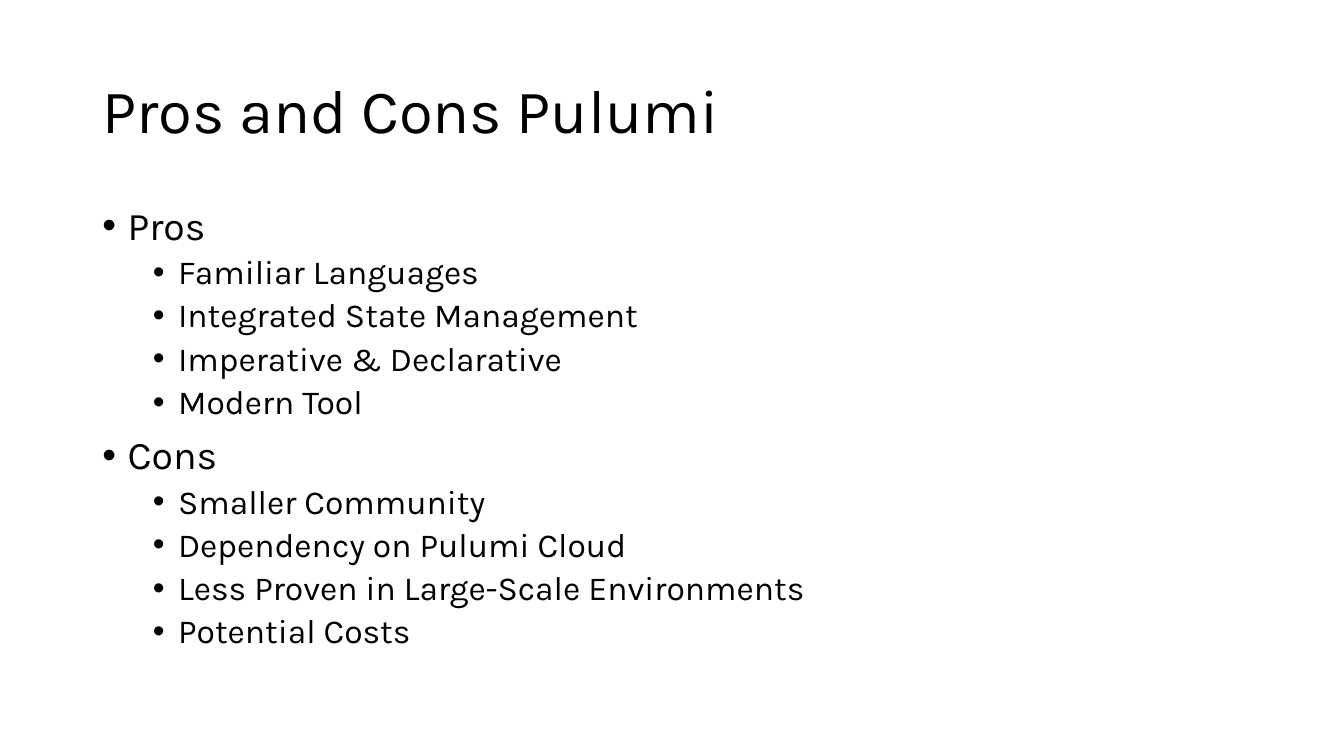
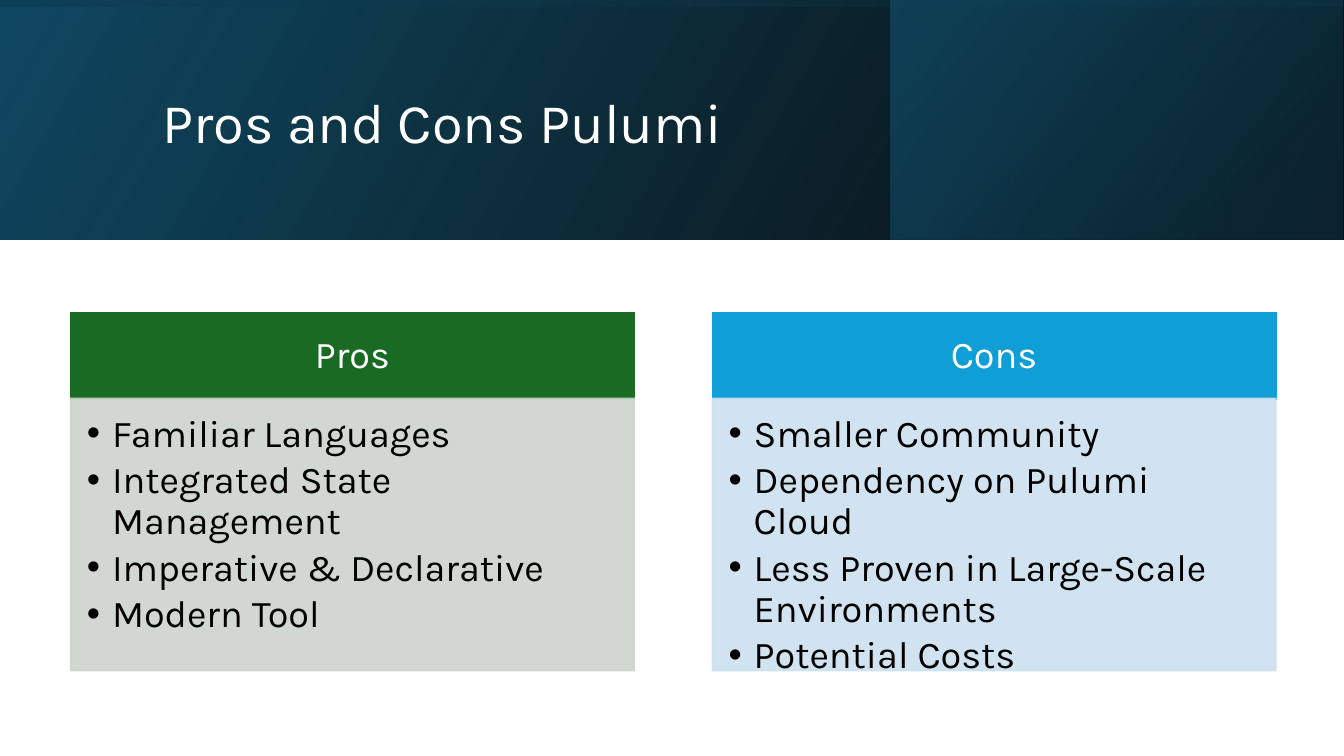
Before and after one commit to sebivenlo/esd-2024-terraform, a slide deck: slide 17 of Presentation/Terraform.pptx. Drawn at 1344x756 pixels with LibreOffice and Linux fonts; fonts in the diff are those of the drawing. Boxes give left, top, right and bottom in pixels: in the first picture for what was removed or moved away, otherwise in the second. Text is boxed around its words. In the diff, an @@ line names an element or a change of style, - is before the commit and + after.

```diff
--- a/Presentation/Terraform.pptx
+++ b/Presentation/Terraform.pptx
@@ rectangle added at bbox=[0, 0, 1344, 239], fill gradient #000000 to #104862 @@
@@ rectangle added at bbox=[0, 0, 1344, 239], fill gradient #104862 to #000000 @@
@@ rectangle added at bbox=[891, 0, 1343, 239], fill gradient #0B3041 to #156082 @@
@@ title "Pros and Cons Pulumi": place and size @@
-title "Pros and Cons Pulumi" at bbox=[102, 90, 719, 134]
+title "Pros and Cons Pulumi" at bbox=[163, 104, 722, 144]
@@ title "Pros and Cons Pulumi" at bbox=[163, 104, 722, 144]: size 44 to 40 pt, text colour #000000 to #FFFFFF @@
@@ text removed at bbox=[128, 215, 804, 644] @@
-• Pros
-  • Familiar Languages
-  • Integrated State Management
-  • Imperative & Declarative
-  • Modern Tool
-• Cons
-  • Smaller Community
-  • Dependency on Pulumi Cloud
-  • Less Proven in Large-Scale Environments
-  • Potential Costs
@@ group added at bbox=[71, 314, 1275, 678]: 4 rectangles, 4 texts @@
+Pros
+  • Familiar Languages
+  • Integrated State Management
+  • Imperative & Declarative
+  • Modern Tool
+Cons
+  • Smaller Community
+  • Dependency on Pulumi Cloud
+  • Less Proven in Large-Scale Environments
+  • Potential Costs
```
Also in this commit, not shown: 17 other slides changed, 2 slides added, 2 slides removed.
